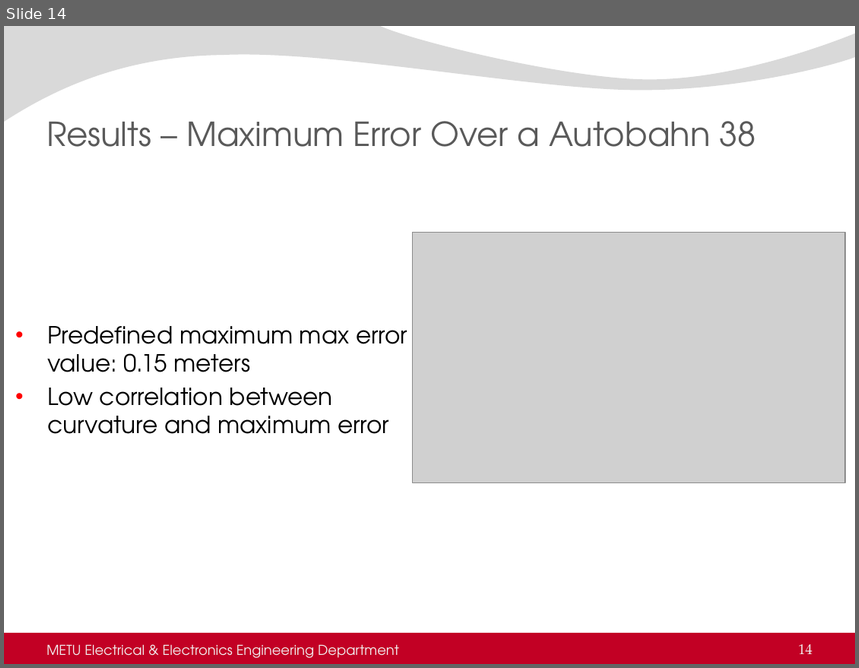
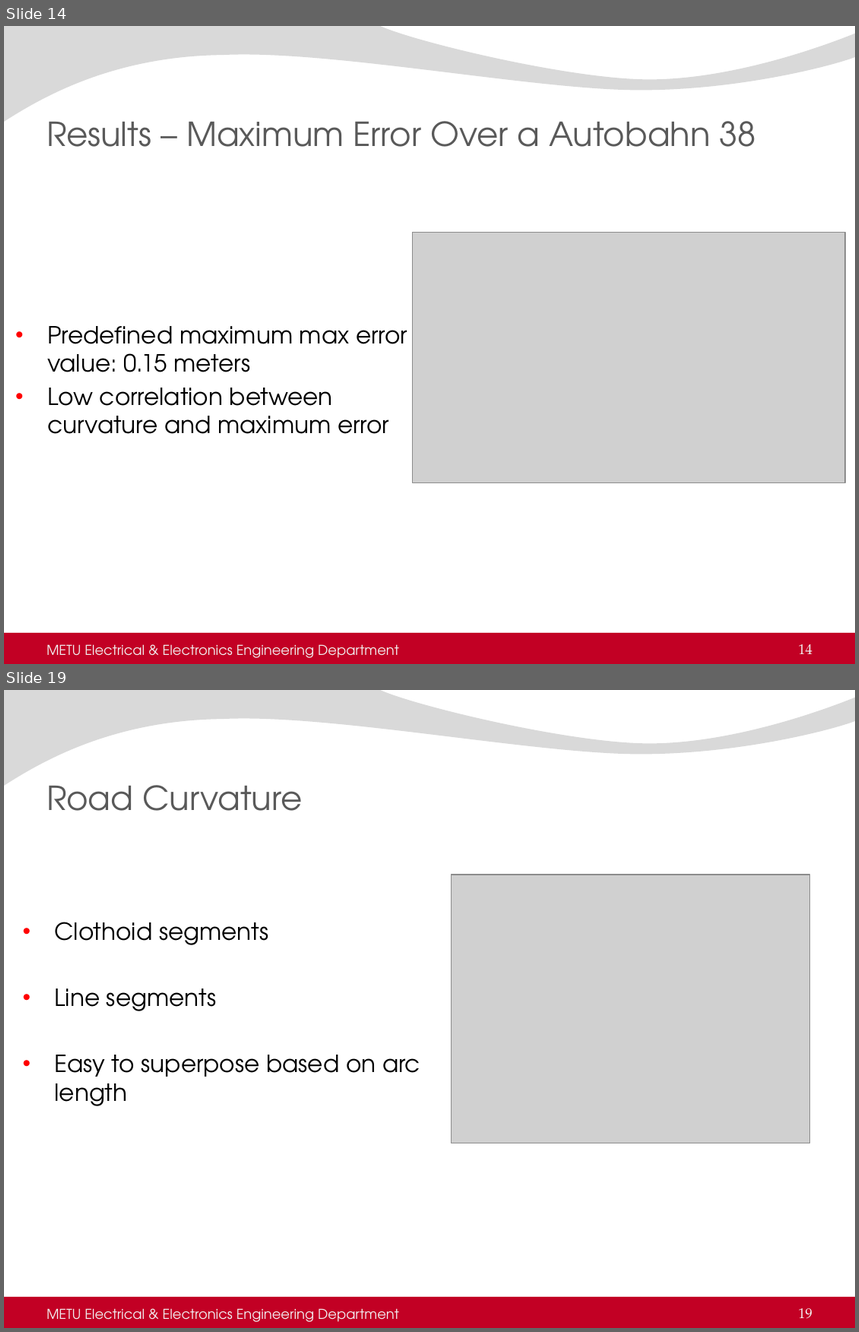
Before and after one commit to AtakanQ/thesis, a slide deck: thesisDefense.pptx. Shown one above the other, each under a label of ours: slide 14 before the commit, slides 14 and 19 after it; the slides between them are not shown. The pictures are 859x668 and 859x1332 pixels, drawn with LibreOffice and Linux fonts; fonts in the diff are those of the drawing; grey boxes stand for pictures; background and template pictures are left out. Boxes give left, top, right and bottom in pixels: in the first picture for what was removed or moved away, otherwise in the second. Text is boxed around its words. In the diff, an @@ line names an element or a change of style, - is before the commit and + after.

Commit message:
Presentation updated
Presentation updated, outline updated and pictures are updated.

```diff
--- a/thesisDefense.pptx
+++ b/thesisDefense.pptx
@@ slide 19 added at box(4, 690, 855, 1328), background picture (left out); not listed: 2 template elements that a slide beside it also shows @@
@@ title added at box(47, 785, 302, 811), 28 pt, text #595959 @@
+Road Curvature
@@ picture added at box(452, 875, 810, 1144) @@
@@ text added at box(55, 922, 420, 1106), 20 pt, text #000000 @@
+• Clothoid segments
+• Line segments
+• Easy to superpose based on arc length
@@ text added at box(47, 1309, 399, 1322), 11.5 pt, text #F2F2F2 @@
+METU Electrical & Electronics Engineering Department
@@ page number added at box(798, 1309, 813, 1319), 12 pt, text #F2F2F2 @@
+19
```
Also in this commit, not shown: 4 slides changed, 10 other slides added, 4 other files.
